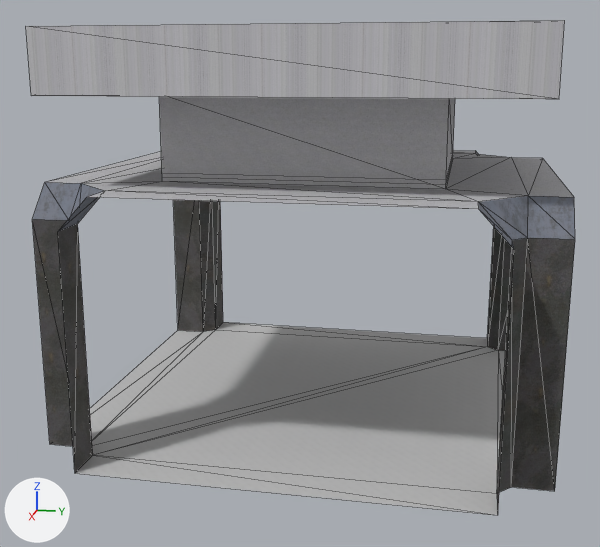
The FBX model data/models/starship_cross.FBX as it was, and as the next commit left it.
Before and after are seen from a 50 mm lens placed at (0.1445, 0.0247, 0.0367), pointed at (0.0014, -0.0039, 0.001). Every picture has the same lights, and +X, +Y and +Z are marked at lower left. Mesh edges are drawn as thin lines. Where no turn or scale is listed for an object, it has been applied to the vertices.

The scene before the commit, as lines of its bpy script (objects in view):
```python
me_mesh = bpy.data.meshes.new('Mesh')
me_mesh.from_pydata(...)  # 76 vertices, 120 faces; spans x -0.0391..0.0391, y -0.0393..0.0393, z -0.0221..0.0425
# faces by material slot: [4, 14, 24, 24, 54]
me_mesh.materials.append(mat_material__276)  # picture img_mesh_round_png
me_mesh.materials.append(mat_material__25)  # its picture is missing
me_mesh.materials.append(mat_material__37)
me_mesh.materials.append(mat_material__76)
me_mesh.materials.append(mat_material__135)  # picture img_metal_bare_white_jpg
ob_cross = bpy.data.objects.new('Cross', me_mesh)
ob_cross.location = (0.0, 0.0, 0.0)
```
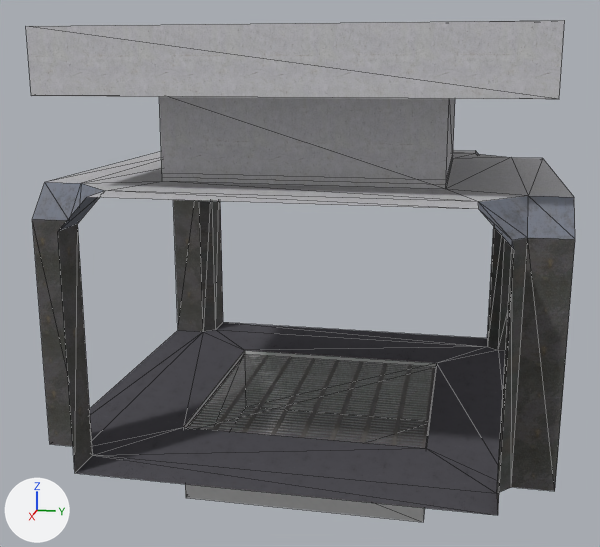
Changed parts and their boxes (x1, y1, x2, y2) in the pictures (600 x 547 px):
'Cross', reshaped: before (26, 20, 575, 515); after (26, 20, 575, 522)
part 1 of me_mesh, built on: before (92, 330, 503, 494); after (92, 330, 503, 522)
part 2 of me_mesh, surface changed (grey to black): (35, 27, 575, 509) in both
part 3 of me_mesh, recoloured: (76, 322, 505, 515) in both

The change in detail:
Picture 'mesh.png' (img_mesh_png) is new.
Picture 'MetalFloor_Normal_OpenGL.png' (img_metalfloor_normal_opengl_png) is new.
Picture 'MetalFloor_Metallic.png' (img_metalfloor_metallic_png) is new.
Picture 'MetalFloor_Base_Color.png' (img_metalfloor_base_color_png) is new.
Material 'Material #290' (mat_material__290) is new.
Its texture is img_mesh_png (with its transparency).
Its roughness is 0.859.
Material 'Material #303' (mat_material__303) is new.
Uses the picture img_metalfloor_base_color_png.
Uses the picture img_metalfloor_metallic_png.
Uses the picture img_metalfloor_normal_opengl_png.
me_mesh is used by ob_cross; location (0.0, 0.0, 0.0).
me_mesh had 76 vertices, 120 faces and spanned x -0.0391..0.0391, y -0.0393..0.0393, z -0.0221..0.0425.
me_mesh now has 88 vertices, 138 faces and spans x -0.0391..0.0391, y -0.0393..0.0393, z -0.0352..0.0425.
Part 1, on me_mesh:
6 faces are deleted.
12 vertices are added at x -0.0204..0.0203, y -0.0204..0.0205, z -0.0352..-0.0221.
10 new faces join them, mat_material__25 (its picture is missing).
12 new faces join them, mat_material__303.
2 new faces join them, mat_material__290 (picture img_mesh_png).
me_mesh part 2: 94 kept faces spanning x -0.0391..0.0391, y -0.0393..0.0393, z -0.0221..0.0425 get new texture (UV) coordinates.
me_mesh part 3: 8 faces spanning x -0.0391..0.0391, y -0.0393..0.0393, z -0.0221 switch from mat_material__25 (its picture is missing) to mat_material__303.
me_mesh now uses material mat_material__290 (picture img_mesh_png).
